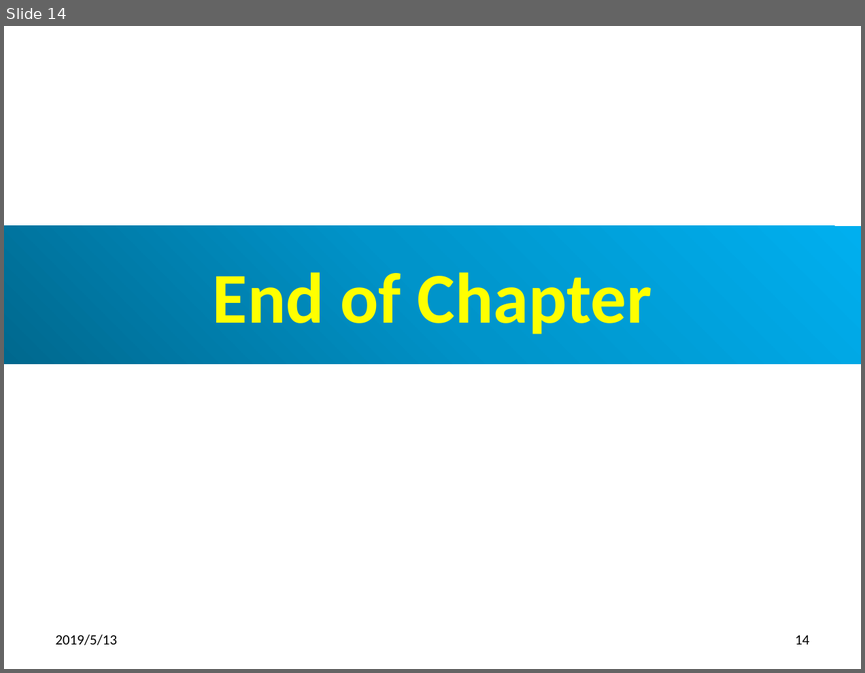
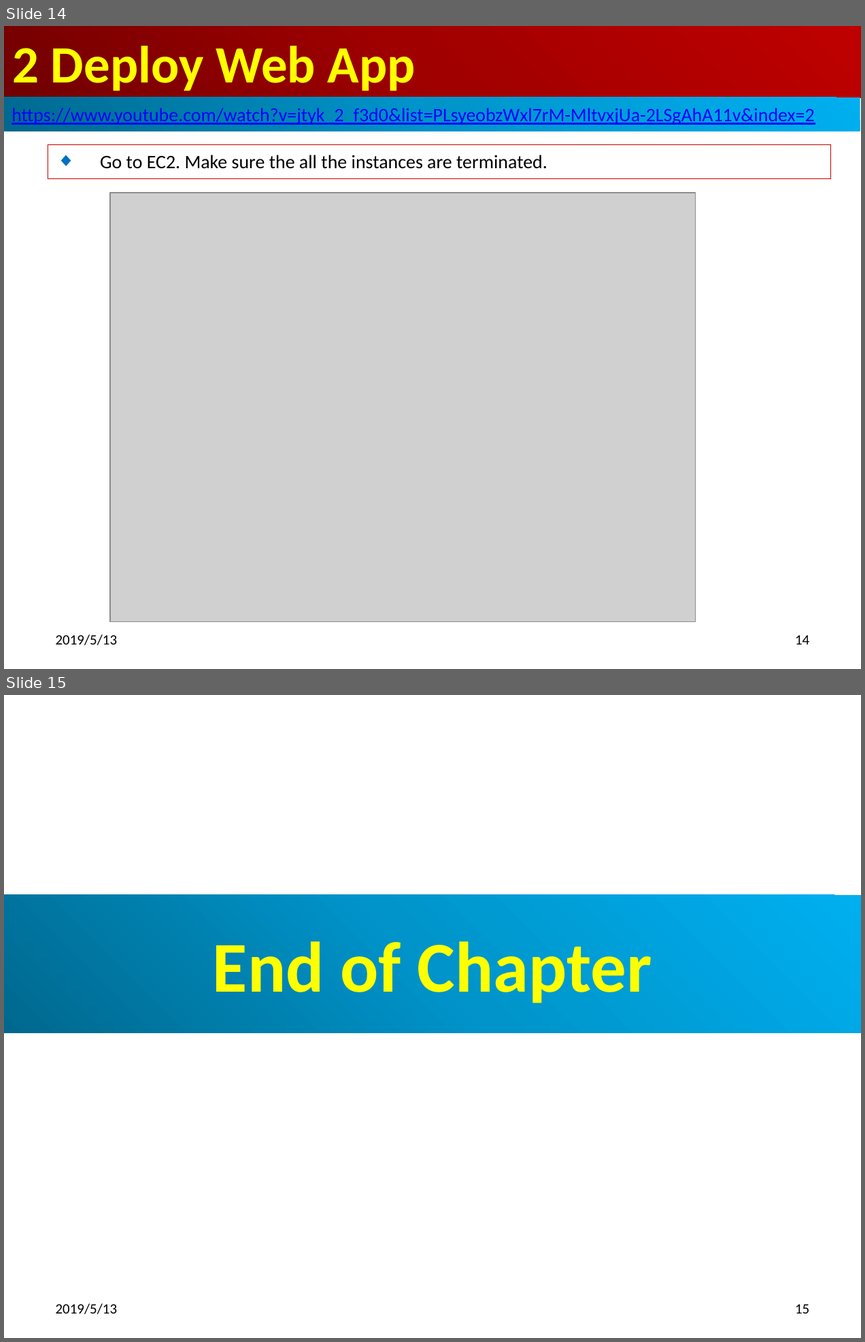
Before and after one commit to peterhchen/300-AWS-CodeStar-RDS, a slide deck: Ch02_AWS_DeployJavaWebApp.pptx. Shown one above the other, each under a label of ours: slide 14 before the commit, slides 14 and 15 after it. The pictures are 865x673 and 865x1342 pixels, drawn with LibreOffice and Linux fonts; fonts in the diff are those of the drawing; grey boxes stand for pictures. Boxes give left, top, right and bottom in pixels: in the first picture for what was removed or moved away, otherwise in the second. Text is boxed around its words. In the diff, an @@ line names an element or a change of style, - is before the commit and + after.

Commit message:
Check the terminated process by EC2

```diff
--- a/Ch02_AWS_DeployJavaWebApp.pptx
+++ b/Ch02_AWS_DeployJavaWebApp.pptx
@@ slide 14 added at <box>4,26,861,669</box>, background #FFFFFF @@
@@ title added at <box>4,26,861,98</box>, fill gradient #720000 to #A20000 to #C00000, 44 pt, text #FFFF00, bold @@
+2 Deploy Web App
@@ rectangle added at <box>4,97,860,131</box>, fill gradient #00688E to #0094CA to #00B0F0, 16 pt, text #0000FF, underline @@
+https://www.youtube.com/watch?v=jtyk_2_f3d0&list=PLsyeobzWxl7rM-MltvxjUa-2LSgAhA11v&index=2
@@ subtitle added at <box>48,145,830,178</box>, outline #C00000 0.75 pt, 16 pt, text #000000 @@
+◆ Go to EC2. Make sure the all the instances are terminated.
@@ picture added at <box>110,192,696,622</box> @@
@@ text added at <box>56,634,118,645</box>, 12 pt, text #000000 @@
+2019/5/13
@@ page number added at <box>795,635,809,644</box>, 12 pt, text #000000 @@
+14
@@ what was slide 14 is now slide 15 @@
@@ page number at <box>795,1304,809,1313</box>: text changed @@
-14
+15
```
